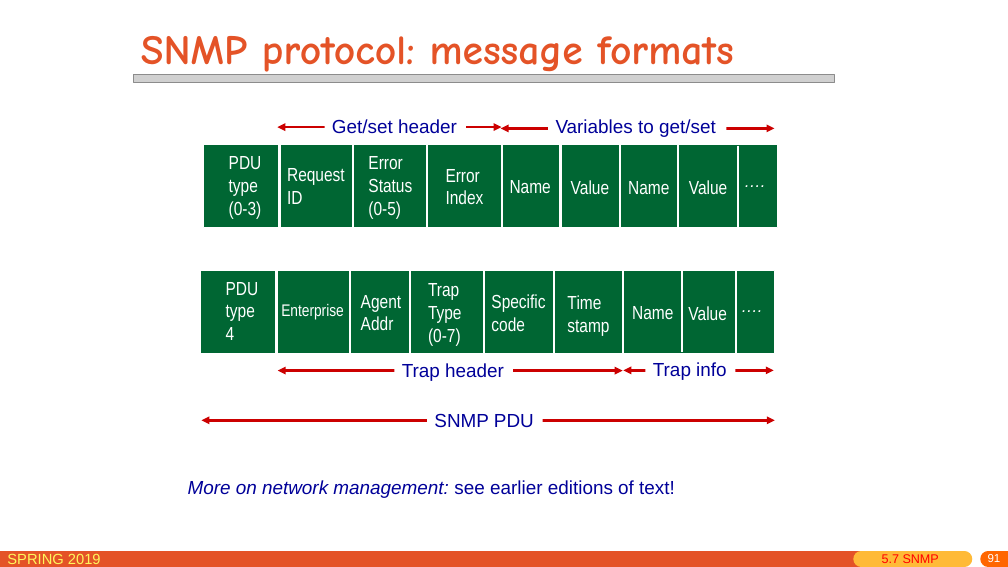
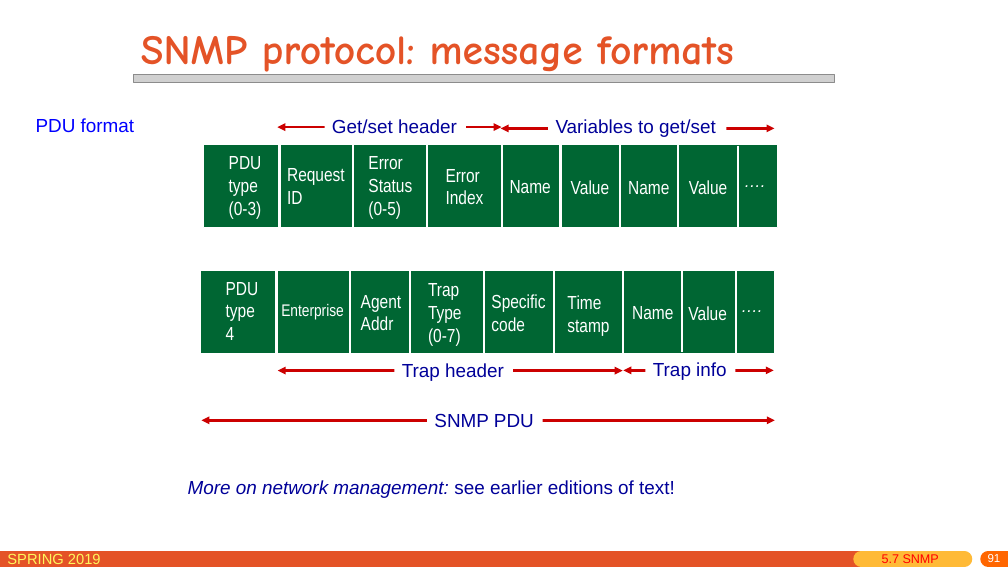
Before and after one commit to jichenghu/PPT_networkDistributed, a slide deck: slide 91 of chapter5.pptx. Drawn at 1008x567 pixels with LibreOffice and Linux fonts; fonts in the diff are those of the drawing; grey boxes stand for pictures. Boxes give left, top, right and bottom in pixels: in the first picture for what was removed or moved away, otherwise in the second. Text is boxed around its words. In the diff, an @@ line names an element or a change of style, - is before the commit and + after.

```diff
--- a/chapter5.pptx
+++ b/chapter5.pptx
@@ text added at <box>36,118,135,133</box>, 18 pt, text #0000FF @@
+PDU format
```
Also in this commit, not shown: 2 other slides changed.
